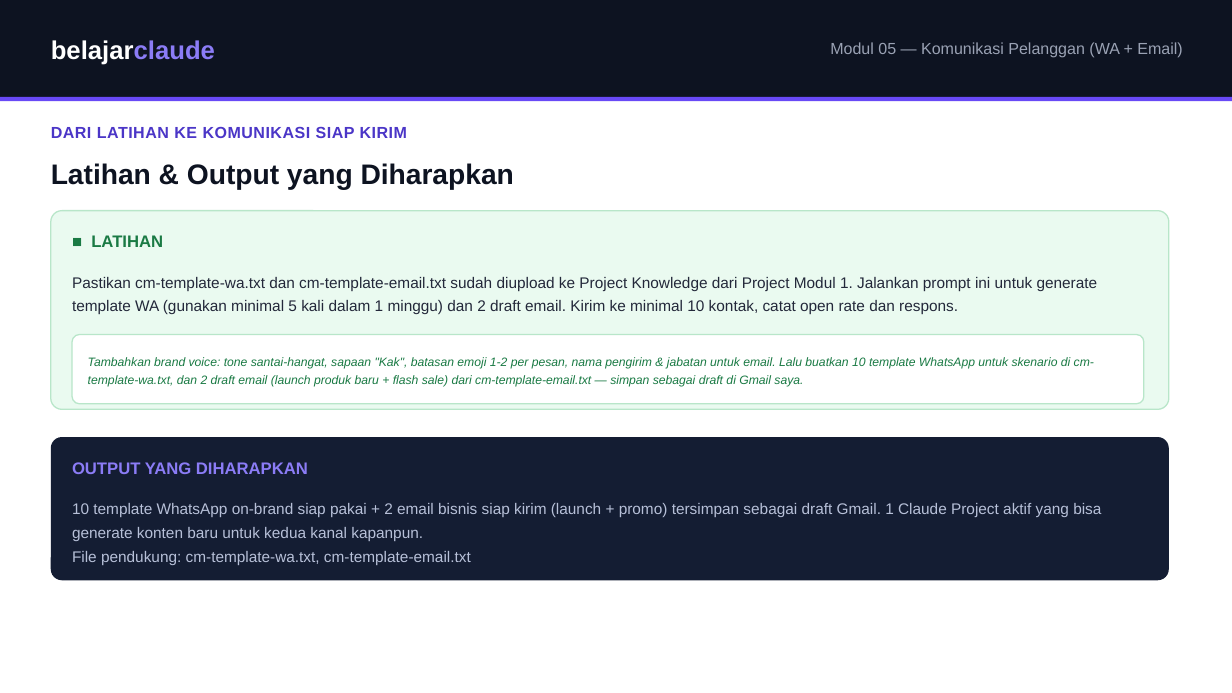
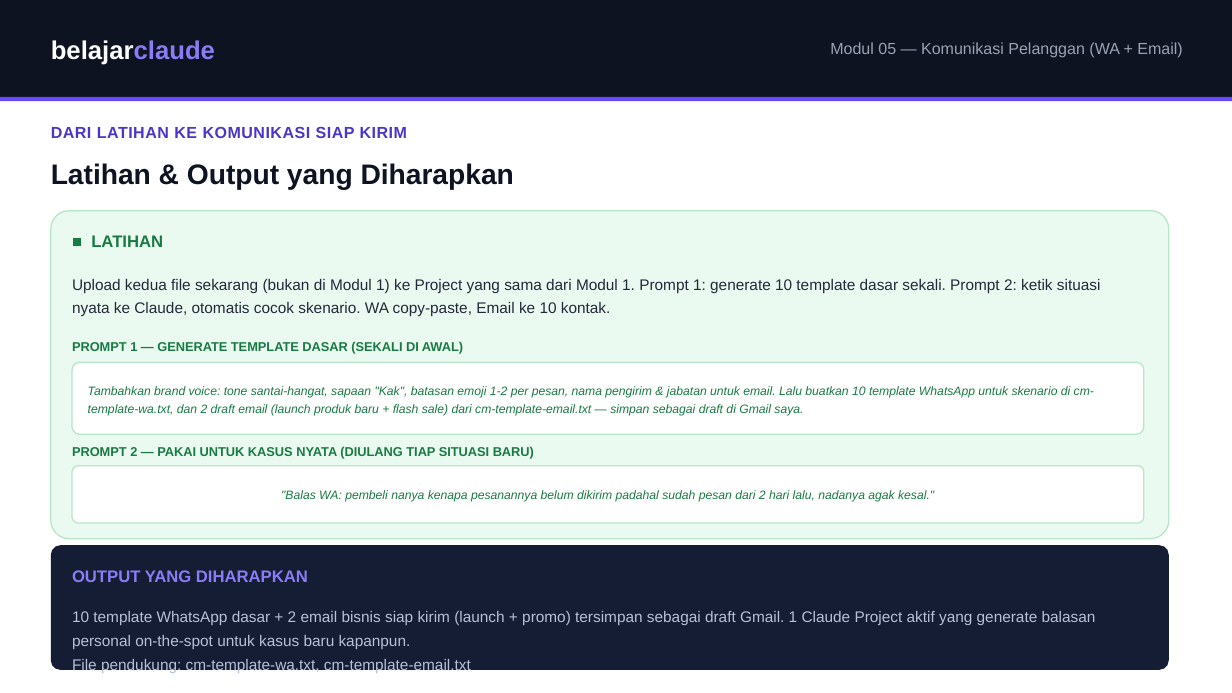
Before and after one commit to juliautomo/belajar-claude, a slide deck: slide 7 of Content-Marketing/M05-Komunikasi-Pelanggan/K3-M05-Komunikasi-Pelanggan.pptx. Drawn at 1232x693 pixels with LibreOffice and Linux fonts; fonts in the diff are those of the drawing. Boxes give left, top, right and bottom in pixels: in the first picture for what was removed or moved away, otherwise in the second. Text is boxed around its words. In the diff, an @@ line names an element or a change of style, - is before the commit and + after.

Commit message:
M05: clarify copy-paste mechanic for both channels, fix ambiguous Latihan wording, show two-phase exercise (build templates, then live on-the-spot generation)

```diff
--- a/Content-Marketing/M05-Komunikasi-Pelanggan/K3-M05-Komunikasi-Pelanggan.pptx
+++ b/Content-Marketing/M05-Komunikasi-Pelanggan/K3-M05-Komunikasi-Pelanggan.pptx
@@ rounded rectangle: place and size @@
-rounded rectangle at [51, 211, 1169, 409]
+rounded rectangle at [51, 211, 1169, 539]
@@ text at [72, 279, 1101, 316]: text changed @@
-Pastikan cm-template-wa.txt dan cm-template-email.txt sudah diupload ke Project Knowledge dari Project Modul 1. Jalankan prompt ini untuk generate template WA (gunakan minimal 5 kali dalam 1 minggu) dan 2 draft email. Kirim ke minimal 10 kontak, catat open rate dan respons.
+Upload kedua file sekarang (bukan di Modul 1) ke Project yang sama dari Modul 1. Prompt 1: generate 10 template dasar sekali. Prompt 2: ketik situasi nyata ke Claude, otomatis cocok skenario. WA copy-paste, Email ke 10 kontak.
@@ text added at [72, 341, 463, 353], 10 pt, text #1A7A44, bold @@
+PROMPT 1 — GENERATE TEMPLATE DASAR (SEKALI DI AWAL)
@@ rounded rectangle: place and size @@
-rounded rectangle at [72, 335, 1144, 404]
+rounded rectangle at [72, 362, 1144, 434]
@@ text "Tambahkan brand voice: tone santai-hangat, ...": place and size @@
-text "Tambahkan brand voice: tone santai-hangat, ..." at [88, 357, 1094, 387]
+text "Tambahkan brand voice: tone santai-hangat, ..." at [88, 386, 1094, 416]
@@ text added at [72, 446, 534, 459], 10 pt, text #1A7A44, bold @@
+PROMPT 2 — PAKAI UNTUK KASUS NYATA (DIULANG TIAP SITUASI BARU)
@@ rounded rectangle added at [72, 466, 1144, 523], fill #FFFFFF, outline #B8E6C9 1 pt, 9.5 pt, text #1A7A44, italic @@
+"Balas WA: pembeli nanya kenapa pesanannya belum dikirim padahal sudah pesan dari 2 hari lalu, nadanya agak kesal."
@@ rounded rectangle: place and size @@
-rounded rectangle at [51, 437, 1169, 580]
+rounded rectangle at [51, 545, 1169, 670]
@@ text "OUTPUT YANG DIHARAPKAN": place and size @@
-text "OUTPUT YANG DIHARAPKAN" at [72, 462, 308, 474]
+text "OUTPUT YANG DIHARAPKAN" at [72, 570, 308, 582]
@@ text "10 template WhatsApp dasar + ...": place and size @@
-text "10 template WhatsApp dasar + ..." at [72, 503, 1101, 565]
+text "10 template WhatsApp dasar + ..." at [72, 611, 1096, 674]
@@ text at [72, 611, 1096, 649]: text changed @@
-10 template WhatsApp on-brand siap pakai + 2 email bisnis siap kirim (launch + promo) tersimpan sebagai draft Gmail. 1 Claude Project aktif yang bisa generate konten baru untuk kedua kanal kapanpun.
+10 template WhatsApp dasar + 2 email bisnis siap kirim (launch + promo) tersimpan sebagai draft Gmail. 1 Claude Project aktif yang generate balasan personal on-the-spot untuk kasus baru kapanpun.
```
Also in this commit, not shown: 3 other slides changed, 1 other file.
